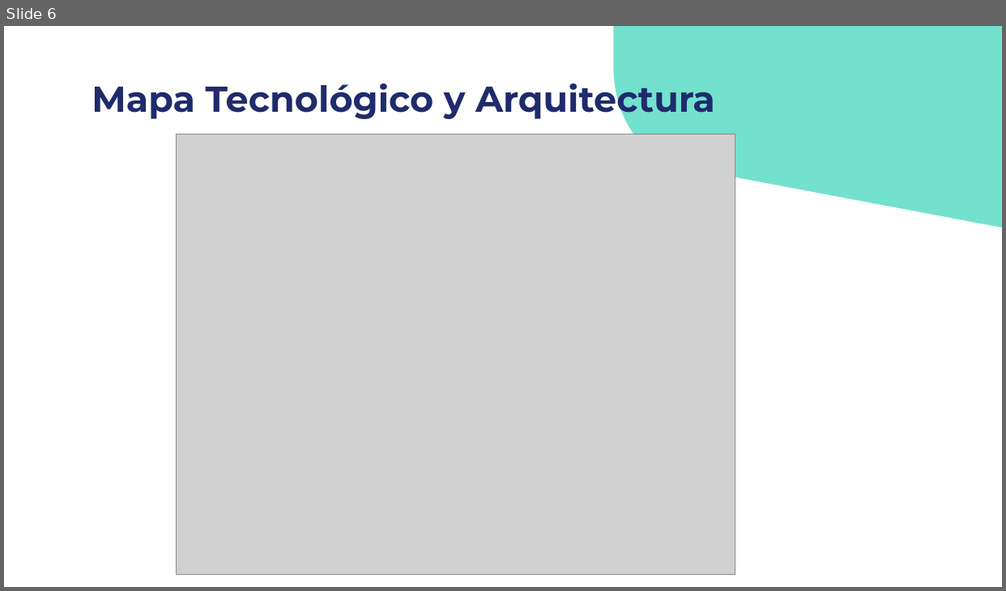
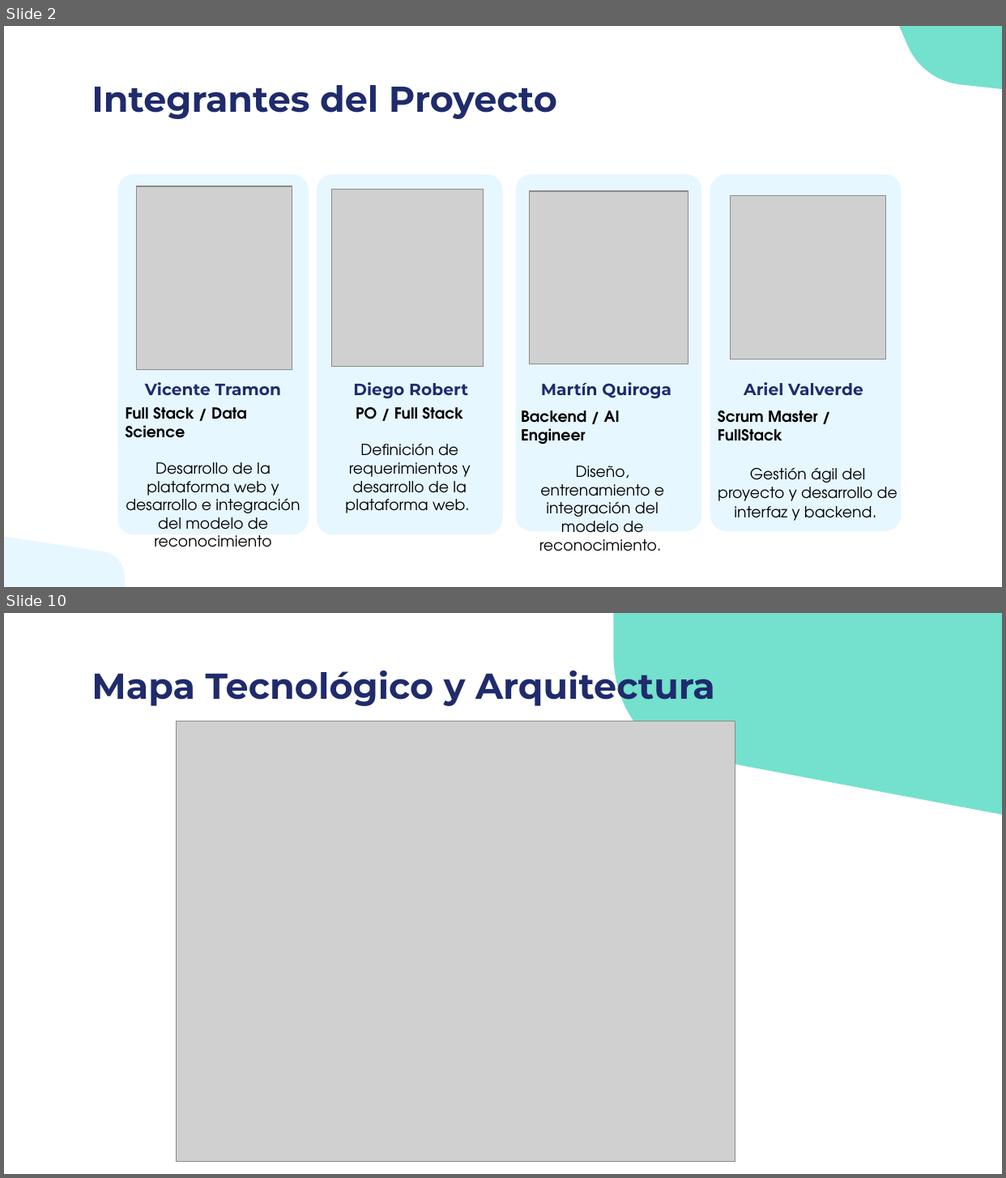
Before and after one commit to mtynnn/senatext, a slide deck: Fase 2/Evidencias Proyecto/Gestion_proyecto/Presentación Proyecto.pptx. Shown one above the other, each under a label of ours: slide 6 before the commit, slides 2 and 10 after it; the slides between them are not shown. The pictures are 1006x591 and 1006x1178 pixels, drawn with LibreOffice and Linux fonts; fonts in the diff are those of the drawing; grey boxes stand for pictures. Boxes give left, top, right and bottom in pixels: in the first picture for what was removed or moved away, otherwise in the second. Text is boxed around its words. In the diff, an @@ line names an element or a change of style, - is before the commit and + after.

```diff
--- a/Fase 2/Evidencias Proyecto/Gestion_proyecto/Presentación Proyecto.pptx
+++ b/Fase 2/Evidencias Proyecto/Gestion_proyecto/Presentación Proyecto.pptx
@@ slide 2 added at (4, 26, 1002, 587), background #FFFFFF @@
@@ freeform shape added at (899, 26, 1002, 89), fill #73E1CD @@
@@ title added at (91, 85, 557, 119), 26 pt, text #1F2B6C, bold @@
+Integrantes del Proyecto
@@ rounded rectangle added at (117, 175, 309, 535), fill #E7F7FF @@
@@ picture added at (137, 186, 292, 370) @@
@@ rounded rectangle added at (317, 175, 502, 535), fill #E7F7FF @@
@@ picture added at (332, 190, 484, 367) @@
@@ rounded rectangle added at (516, 175, 701, 532), fill #E7F7FF @@
@@ picture added at (529, 192, 688, 365) @@
@@ rounded rectangle added at (710, 175, 901, 532), fill #E7F7FF @@
@@ picture added at (730, 195, 885, 359) @@
@@ subtitle added at (145, 382, 281, 395), 11.8 pt, text #1F2B6C, bold @@
+Vicente Tramon
@@ subtitle added at (353, 382, 468, 399), 11.8 pt, text #1F2B6C, bold @@
+Diego Robert
@@ subtitle added at (541, 382, 671, 399), 11.8 pt, text #1F2B6C, bold @@
+Martín Quiroga
@@ subtitle added at (744, 382, 863, 395), 11.8 pt, text #1F2B6C, bold @@
+Ariel Valverde
@@ subtitle added at (126, 408, 300, 536), 11 pt, text #000000 @@
+Full Stack / Data Science
+Desarrollo de la plataforma web y desarrollo e integración del modelo de reconocimiento
@@ subtitle added at (345, 408, 471, 514), 11 pt, text #000000 @@
+PO / Full Stack
+Definición de requerimientos y desarrollo de la plataforma web.
@@ subtitle added at (521, 411, 664, 533), 11 pt, text #000000 @@
+Backend / AI Engineer
+Diseño, entrenamiento e integración del modelo de reconocimiento.
@@ subtitle added at (718, 411, 897, 521), 11 pt, text #000000 @@
+Scrum Master / FullStack
+Gestión ágil del proyecto y desarrollo de interfaz y backend.
@@ freeform shape added at (4, 537, 125, 587), fill #E7F7FF @@
@@ what was slide 6 is now slide 10 @@
```
Also in this commit, not shown: 3 slides changed, 9 other slides added, 4 slides removed.
